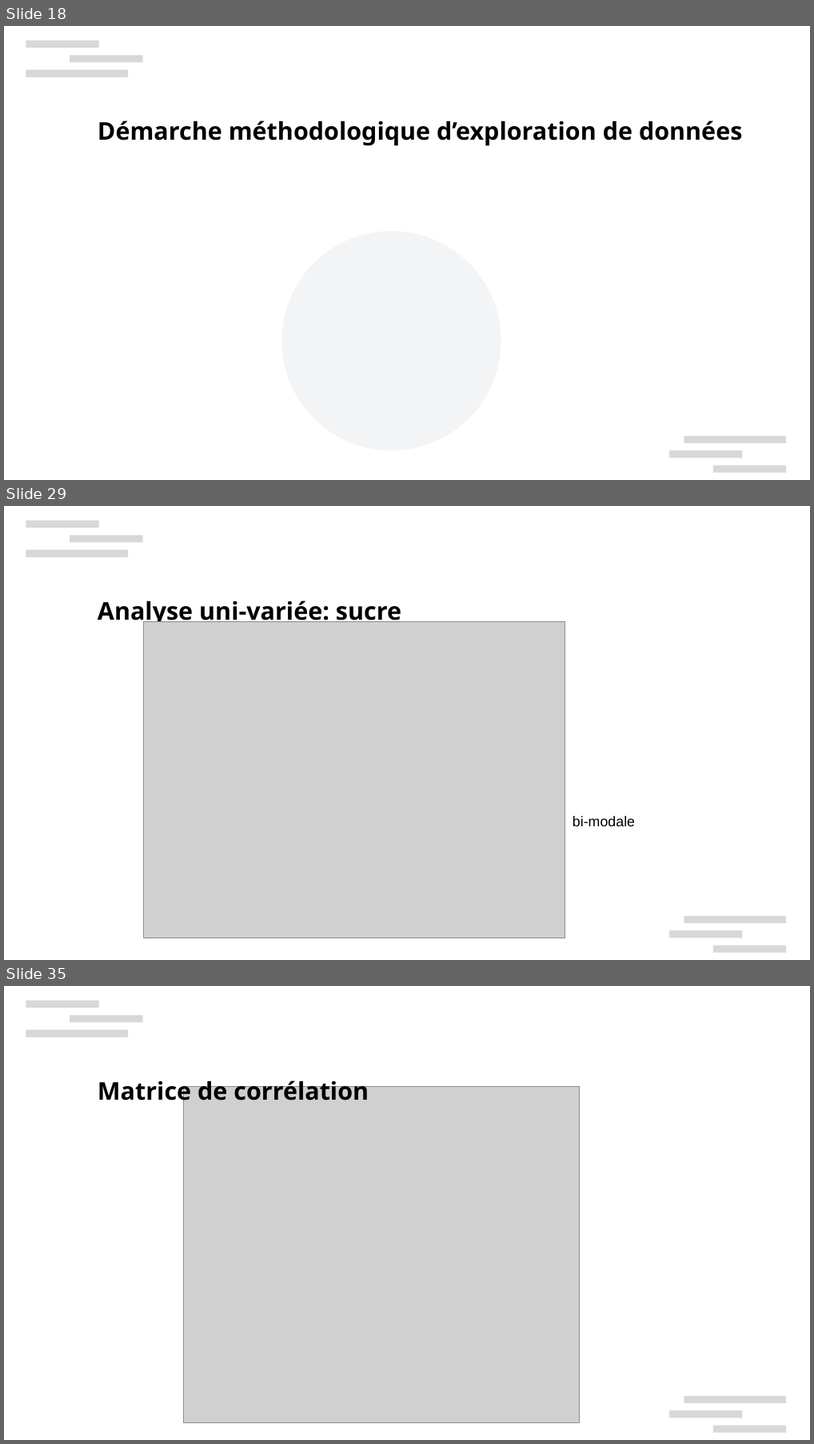
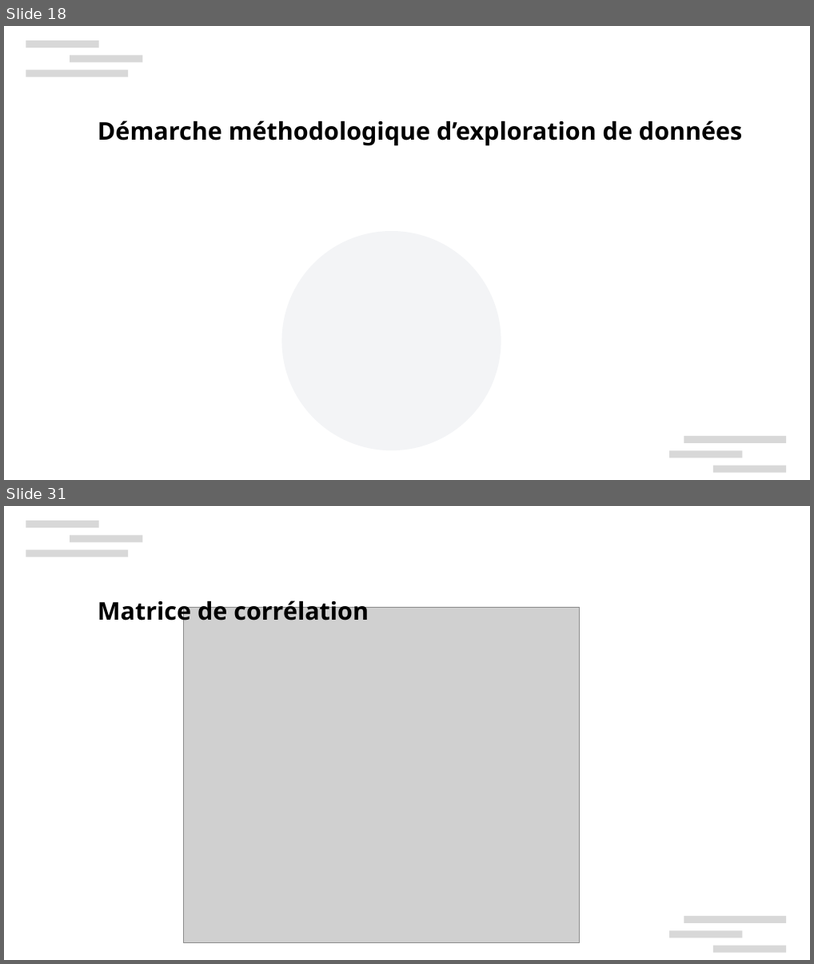
Before and after one commit to xbarrelet/formation, a slide deck: project_2/Barrelet_Xavier_2_presentation_180424.pptx. Shown one above the other, each under a label of ours: slides 18, 29 and 35 before the commit, slides 18 and 31 after it; the slides between them are not shown. The pictures are 814x1444 and 814x964 pixels, drawn with LibreOffice and Linux fonts; fonts in the diff are those of the drawing; grey boxes stand for pictures; background and template pictures are left out. Boxes give left, top, right and bottom in pixels: in the first picture for what was removed or moved away, otherwise in the second. Text is boxed around its words. In the diff, an @@ line names an element or a change of style, - is before the commit and + after.

```diff
--- a/project_2/Barrelet_Xavier_2_presentation_180424.pptx
+++ b/project_2/Barrelet_Xavier_2_presentation_180424.pptx
@@ slide 29 removed at <box>4,506,810,960</box>, background #FFFFFF; not listed: 6 template elements that a slide beside it also shows @@
@@ text removed at <box>98,600,402,627</box> @@
-Analyse uni-variée: sucre
@@ picture removed at <box>144,622,566,939</box> @@
@@ text removed at <box>573,816,635,826</box> @@
-bi-modale
@@ what was slide 35 is now slide 31 @@
```
Also in this commit, not shown: 16 slides changed, 3 other slides removed, 3 other files.
